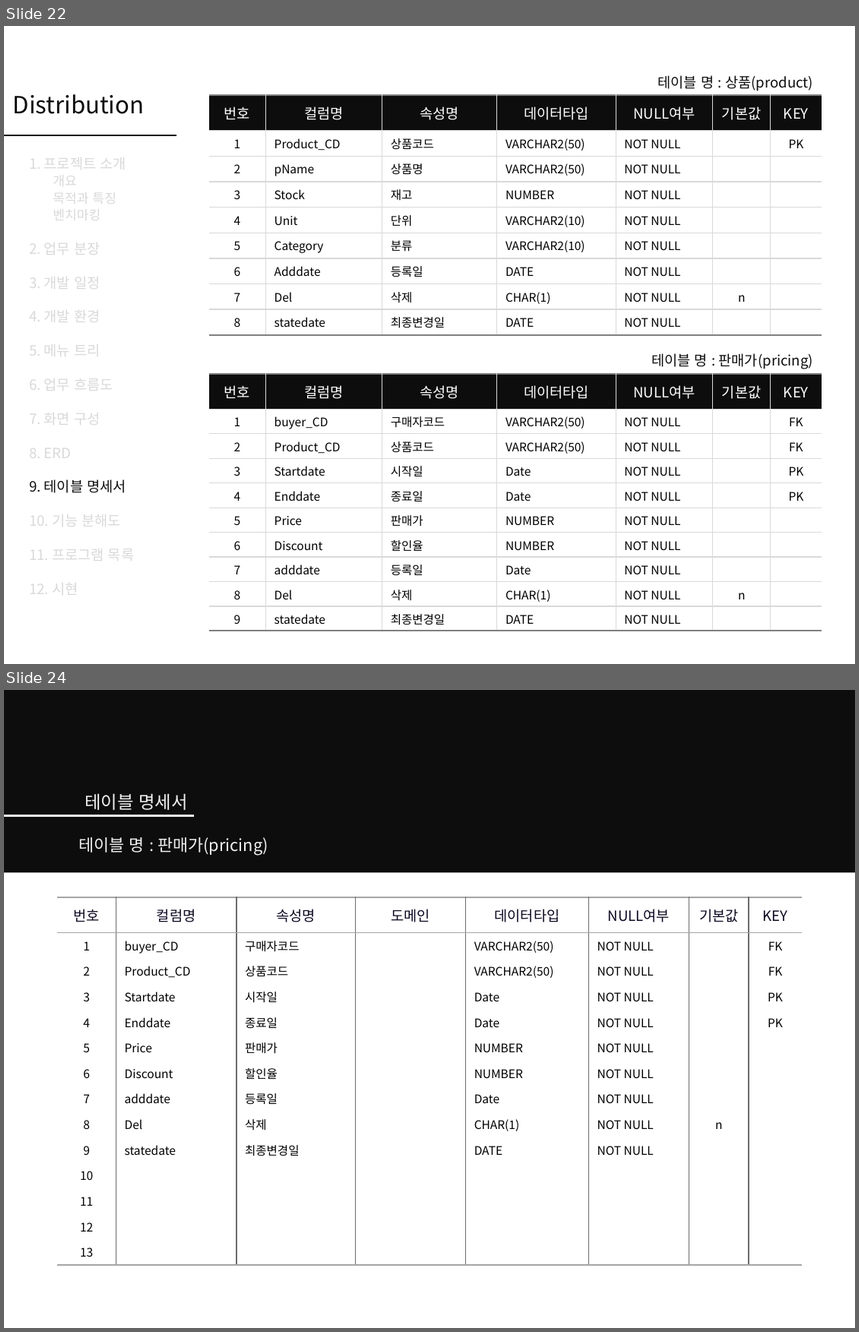
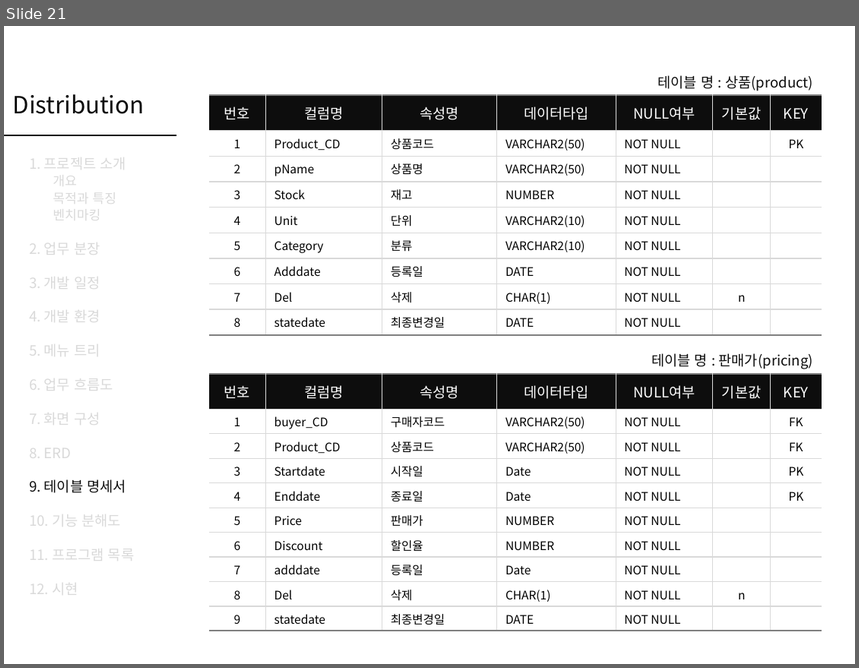
Before and after one commit to Peh9397/Distribution, a slide deck: Distribution.pptx. Shown one above the other, each under a label of ours: slides 22 and 24 before the commit, slide 21 after it; the slides between them are not shown. The pictures are 859x1332 and 859x668 pixels, drawn with LibreOffice and Linux fonts; fonts in the diff are those of the drawing. Boxes give left, top, right and bottom in pixels: in the first picture for what was removed or moved away, otherwise in the second. Text is boxed around its words. In the diff, an @@ line names an element or a change of style, - is before the commit and + after.

```diff
--- a/Distribution.pptx
+++ b/Distribution.pptx
@@ slide 24 removed at box(4, 690, 855, 1328), background #FFFFFF @@
@@ rectangle removed at box(4, 690, 855, 873) @@
@@ text removed at box(85, 793, 187, 810) @@
-테이블 명세서
@@ line removed from (4, 816) to (194, 816) @@
@@ text removed at box(79, 837, 268, 856) @@
-테이블 명 : 판매가(pricing)
@@ table removed at box(56, 897, 803, 1260), 14 rows, 8 columns @@
-번호 | 컬럼명 | 속성명 | 도메인 | 데이터타입 | NULL여부 | 기본값 | KEY
-1 | buyer_CD | 구매자코드 |  | VARCHAR2(50) | NOT NULL |  | FK
-2 | Product_CD | 상품코드 |  | VARCHAR2(50) | NOT NULL |  | FK
-3 | Startdate | 시작일 |  | Date | NOT NULL |  | PK
-4 | Enddate | 종료일 |  | Date | NOT NULL |  | PK
-5 | Price | 판매가 |  | NUMBER | NOT NULL |  | 
-6 | Discount | 할인율 |  | NUMBER | NOT NULL |  | 
-7 | adddate | 등록일 |  | Date | NOT NULL |  | 
-8 | Del | 삭제 |  | CHAR(1) | NOT NULL | n | 
-9 | statedate | 최종변경일 |  | DATE | NOT NULL |  | 
-10 |  |  |  |  |  |  | 
-11 |  |  |  |  |  |  | 
-12 |  |  |  |  |  |  | 
-13 |  |  |  |  |  |  | 
@@ what was slide 22 is now slide 21 @@
```
Also in this commit, not shown: 15 slides changed, 1 other slide removed.
